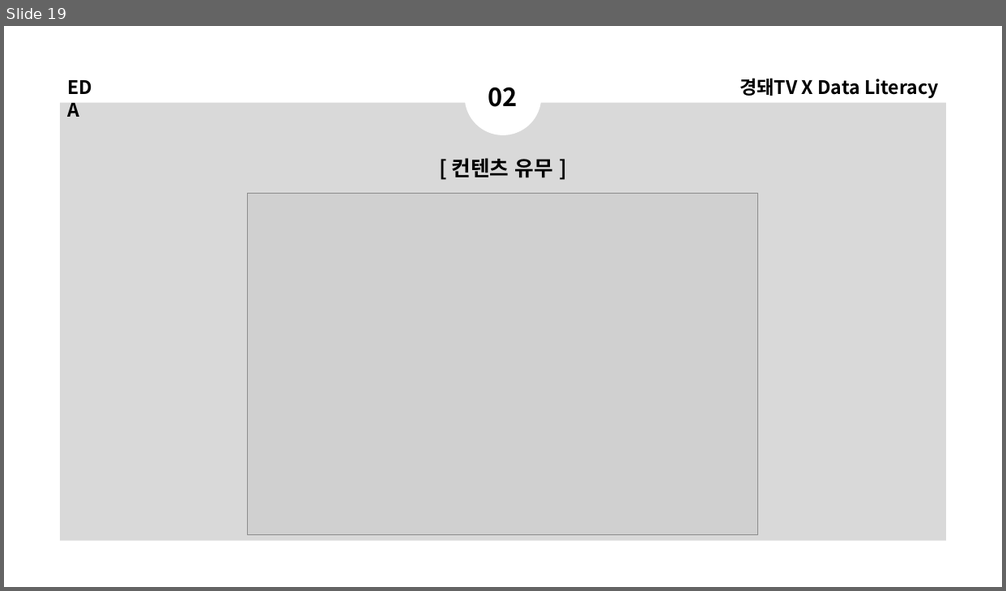
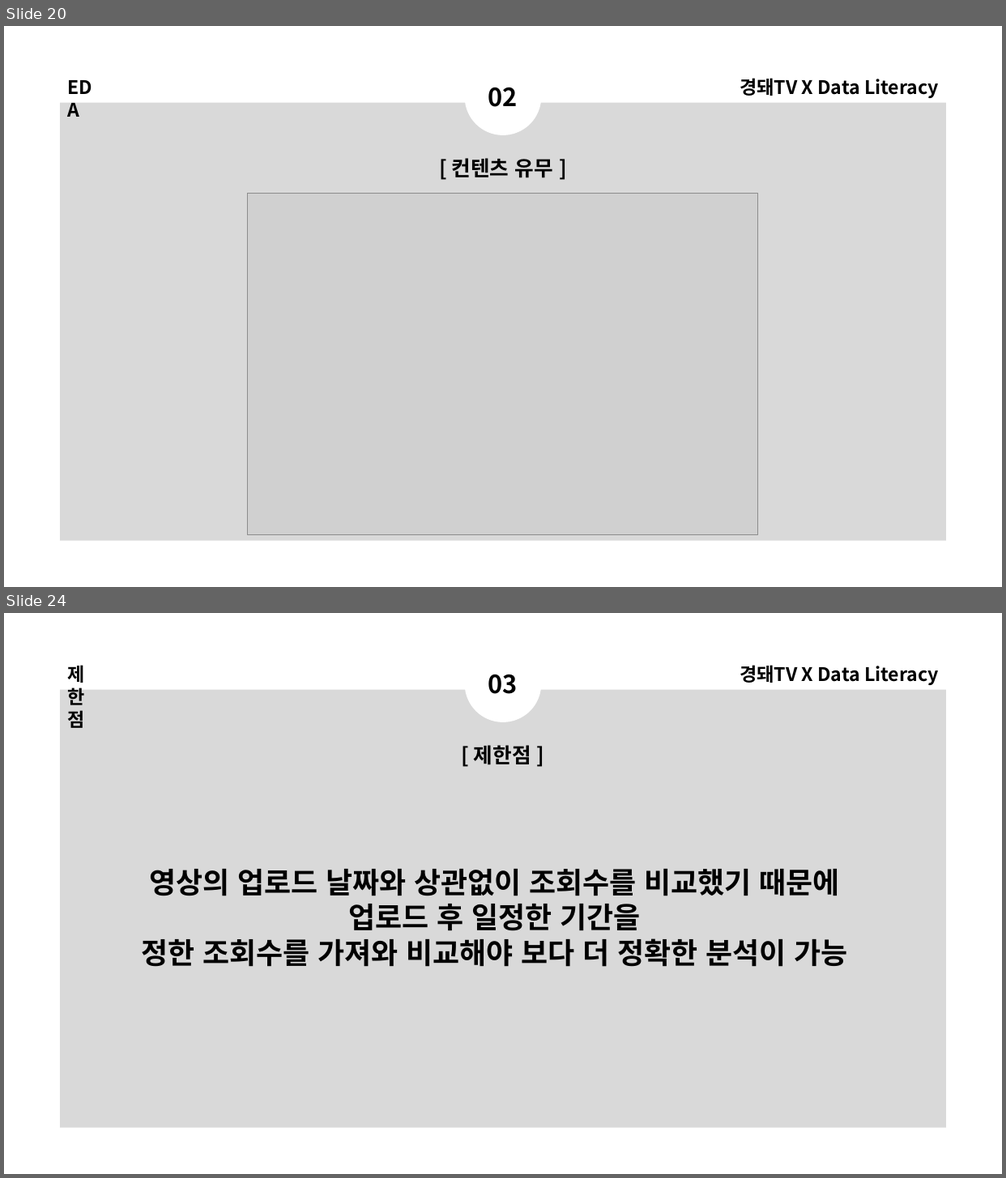
Before and after one commit to DominKim/Data_literacy, a slide deck: 2.프로젝트/1.경돼/5.분석결과/경돼x데이터리터러시.pptx. Shown one above the other, each under a label of ours: slide 19 before the commit, slides 20 and 24 after it; the slides between them are not shown. The pictures are 1006x591 and 1006x1178 pixels, drawn with LibreOffice and Linux fonts; fonts in the diff are those of the drawing; grey boxes stand for pictures. Boxes give left, top, right and bottom in pixels: in the first picture for what was removed or moved away, otherwise in the second. Text is boxed around its words. In the diff, an @@ line names an element or a change of style, - is before the commit and + after.

```diff
--- a/2.프로젝트/1.경돼/5.분석결과/경돼x데이터리터러시.pptx
+++ b/2.프로젝트/1.경돼/5.분석결과/경돼x데이터리터러시.pptx
@@ slide 24 added at [4, 613, 1002, 1174], background #FFFFFF; not listed: 1 template element that a slide beside it also shows @@
@@ ellipse added at [464, 646, 541, 722], fill #FFFFFF @@
@@ text added at [67, 665, 84, 728], 18 pt, text #000000, bold @@
+제한점
@@ text added at [488, 674, 518, 694], 24 pt, text #000000, bold @@
+03
@@ text added at [739, 665, 939, 685], 18 pt, text #000000, bold @@
+경돼TV X Data Literacy
@@ text added at [474, 745, 531, 765], 20 pt, text #000000, bold @@
+[ 제한점 ]
@@ text added at [141, 869, 848, 967], 28 pt, text #000000, bold @@
+영상의 업로드 날짜와 상관없이 조회수를 비교했기 때문에 업로드 후 일정한 기간을
+정한 조회수를 가져와 비교해야 보다 더 정확한 분석이 가능
@@ what was slide 19 is now slide 20 @@
```
Also in this commit, not shown: 5 other slides added, 3 slides removed, 1 other file.
